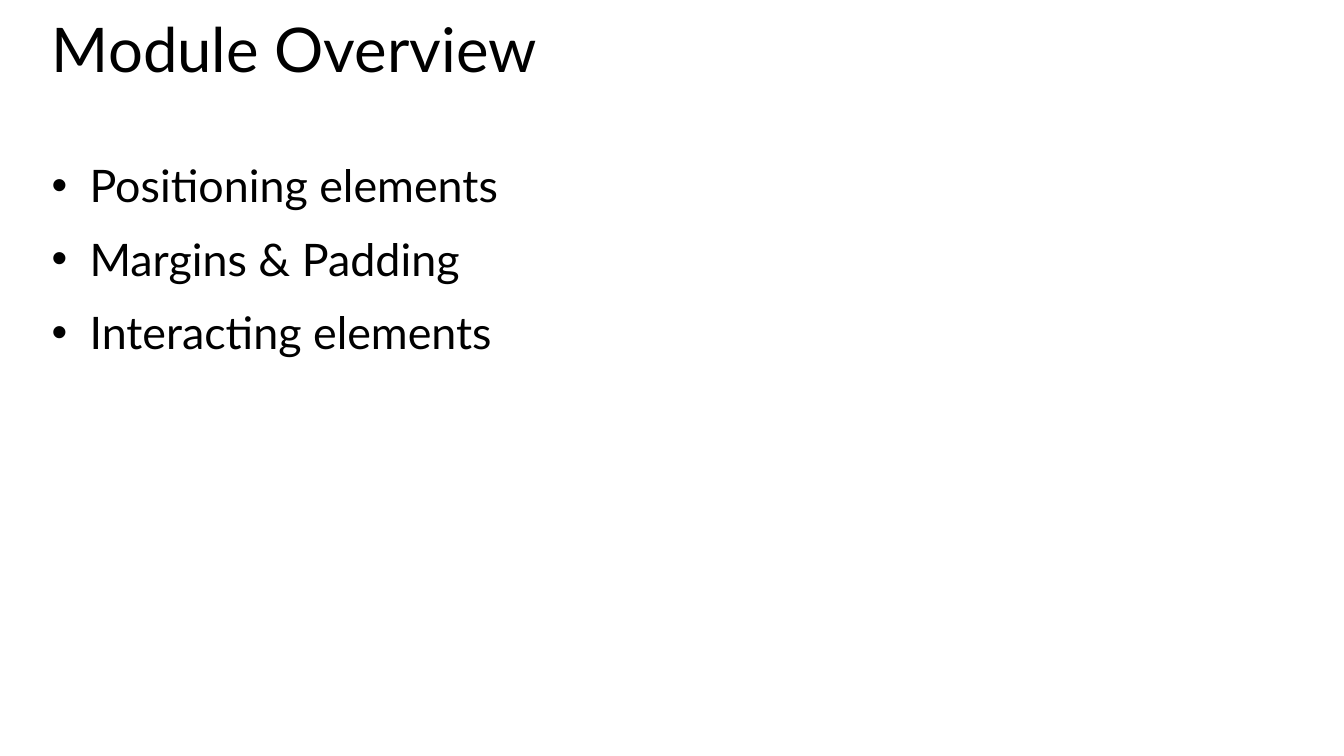
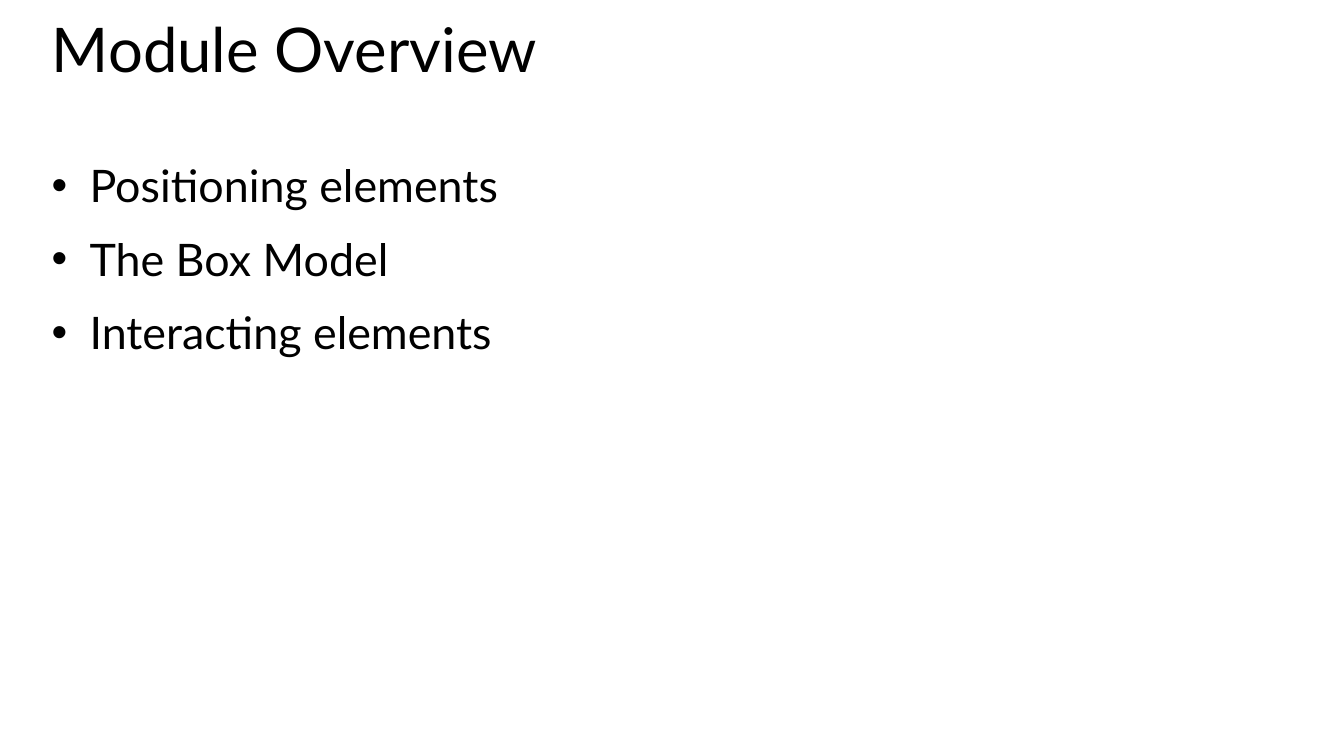
Before and after one commit to CharaD7/CSS-Style, a slide deck: slide 2 of Slides/Module 3.pptx. Drawn at 1344x756 pixels with LibreOffice and Linux fonts; fonts in the diff are those of the drawing. Boxes give left, top, right and bottom in pixels: in the first picture for what was removed or moved away, otherwise in the second. Text is boxed around its words. In the diff, an @@ line names an element or a change of style, - is before the commit and + after.

```diff
--- a/Slides/Module 3.pptx
+++ b/Slides/Module 3.pptx
@@ text at [90, 243, 389, 277]: text changed @@
-• Margins & Padding
+• The Box Model
```
Also in this commit, not shown: 2 other slides changed, 1 slide added, 1 slide removed, 3 other files.
